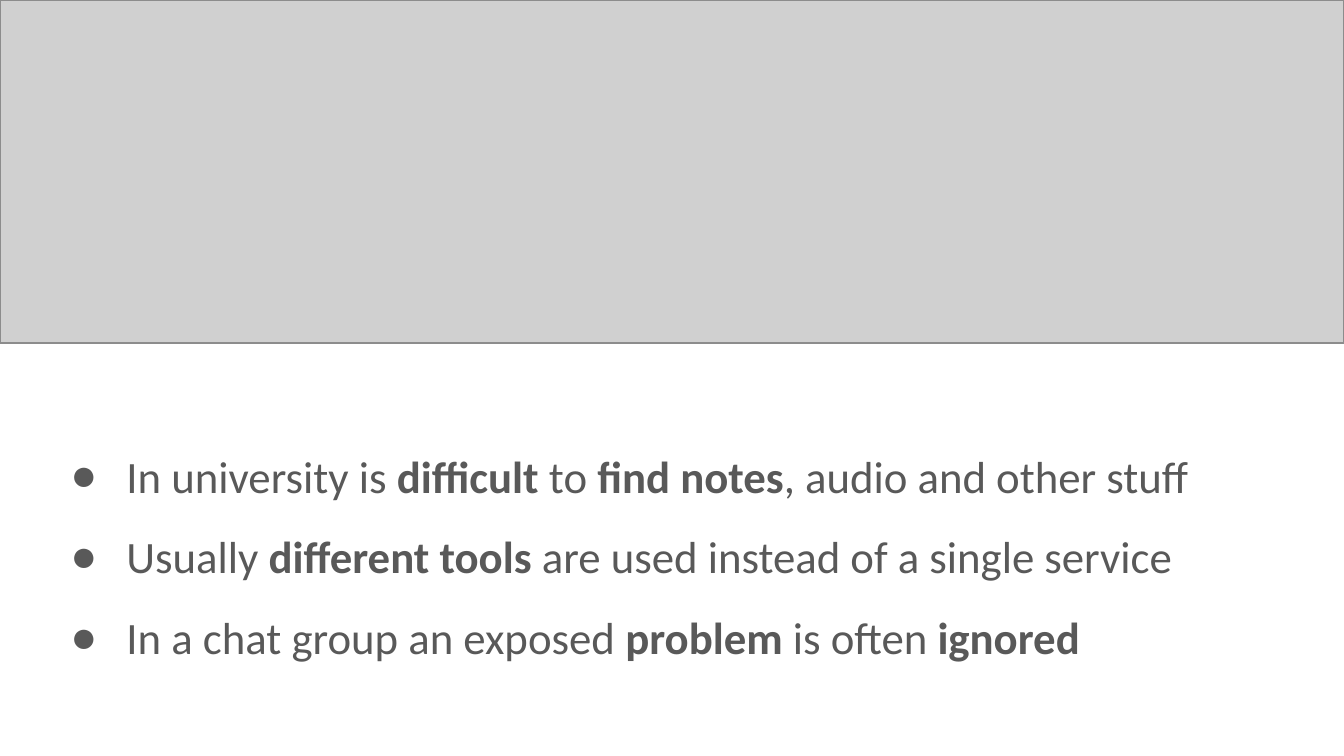
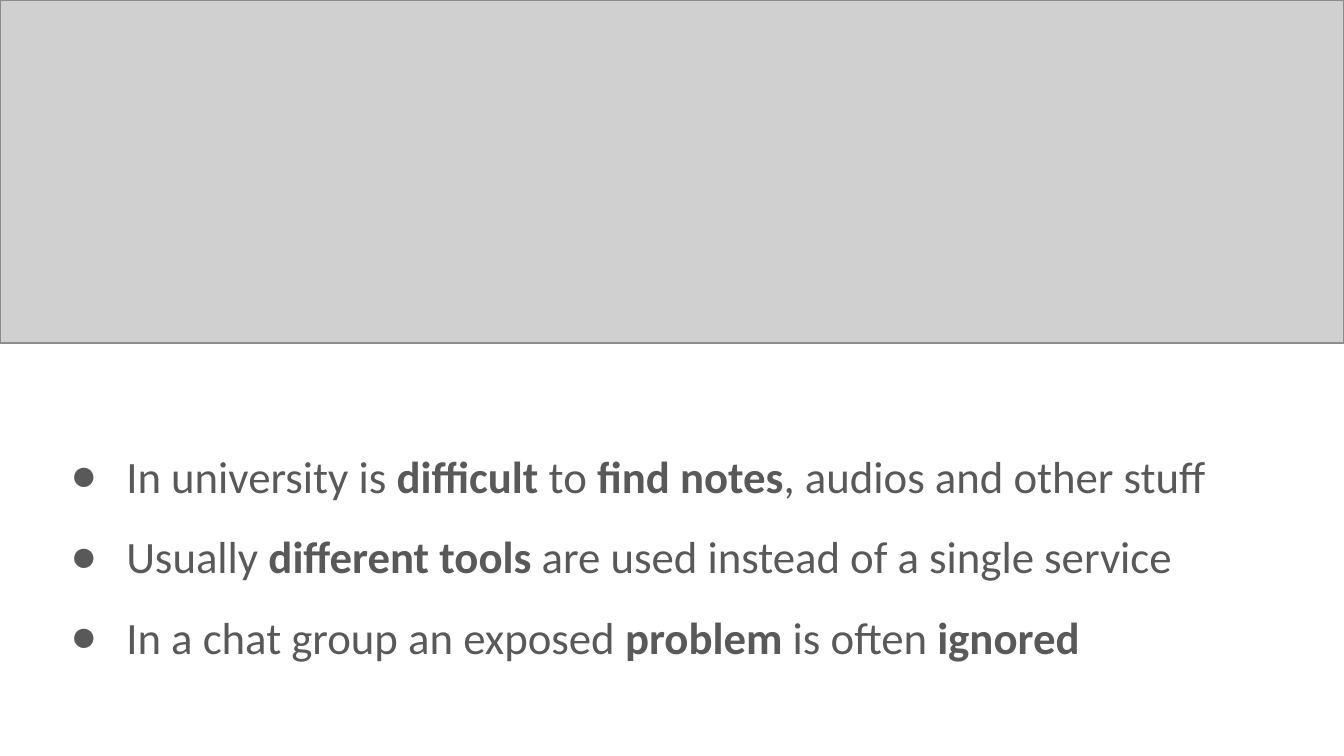
Before and after one commit to davidedc97/UniverCity, a slide deck: slide 2 of Slide/Univercity (2).pptx. Drawn at 1344x756 pixels with LibreOffice and Linux fonts; fonts in the diff are those of the drawing; grey boxes stand for pictures. Boxes give left, top, right and bottom in pixels: in the first picture for what was removed or moved away, otherwise in the second. Text is boxed around its words. In the diff, an @@ line names an element or a change of style, - is before the commit and + after.

```diff
--- a/Slide/Univercity (2).pptx
+++ b/Slide/Univercity (2).pptx
@@ text at (126, 461, 1206, 500): text changed @@
-● In university is difficult to find notes, audio and other stuff
+● In university is difficult to find notes, audios and other stuff
```
Also in this commit, not shown: 2 other slides changed, 1 other file.
